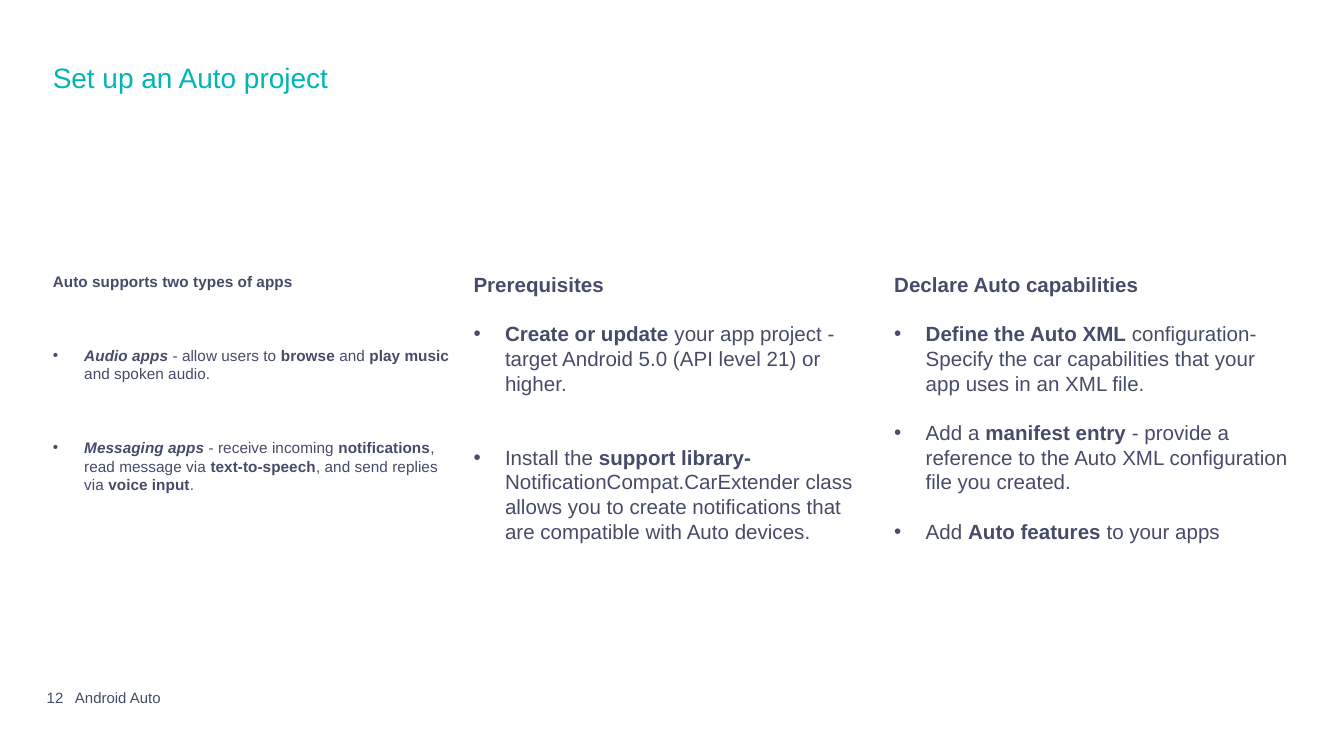
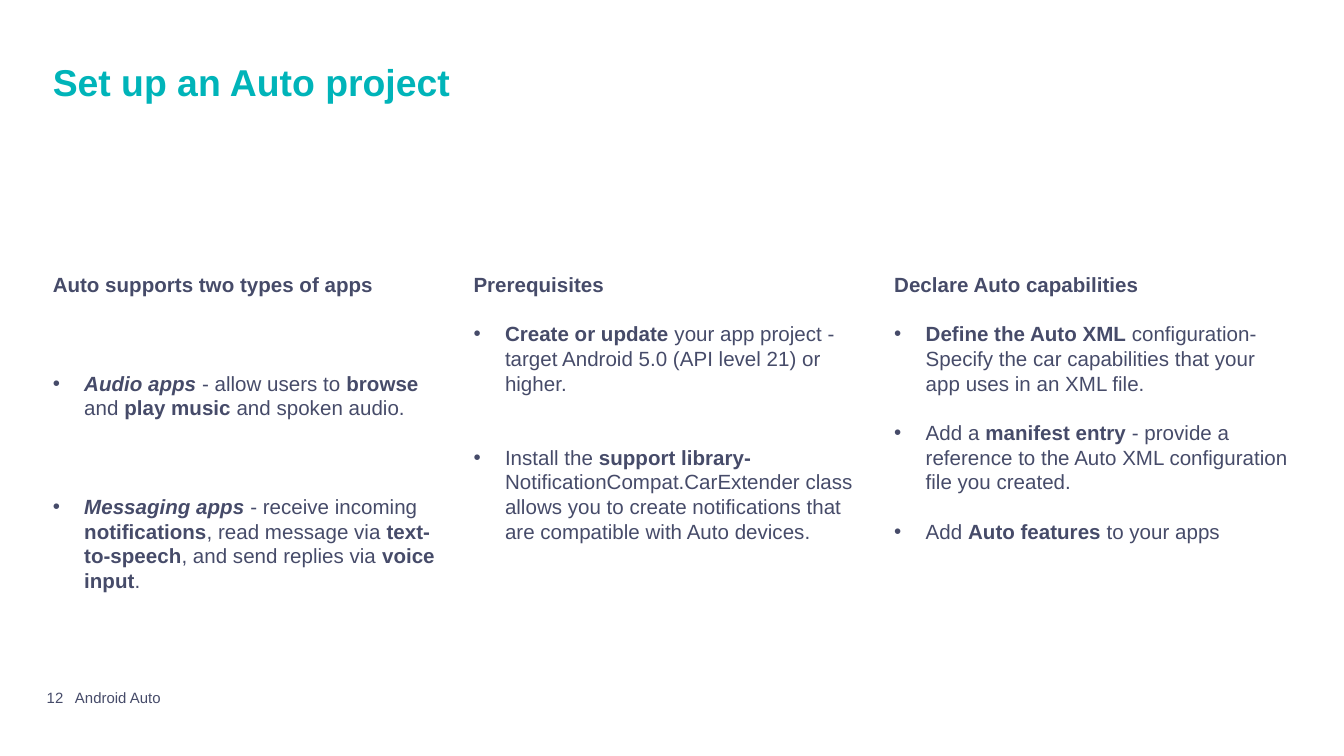
Before and after one commit to mpiresgro/AndroidAutoInfo, a slide deck: slide 12 of Final/Presentation_Joao_Mauro.pptx. Drawn at 1344x756 pixels with LibreOffice and Linux fonts; fonts in the diff are those of the drawing; background and template pictures are left out. Boxes give left, top, right and bottom in pixels: in the first picture for what was removed or moved away, otherwise in the second. Text is boxed around its words. In the diff, an @@ line names an element or a change of style, - is before the commit and + after.

```diff
--- a/Final/Presentation_Joao_Mauro.pptx
+++ b/Final/Presentation_Joao_Mauro.pptx
@@ title "Set up an Auto project" at <box>53,69,450,104</box>: size 15 to 20 pt, bold on @@
@@ text "Auto supports two types of ..." at <box>53,277,435,593</box>: size 8.2 to 11 pt @@
```
Also in this commit, not shown: 12 other slides changed, 18 slides removed.
